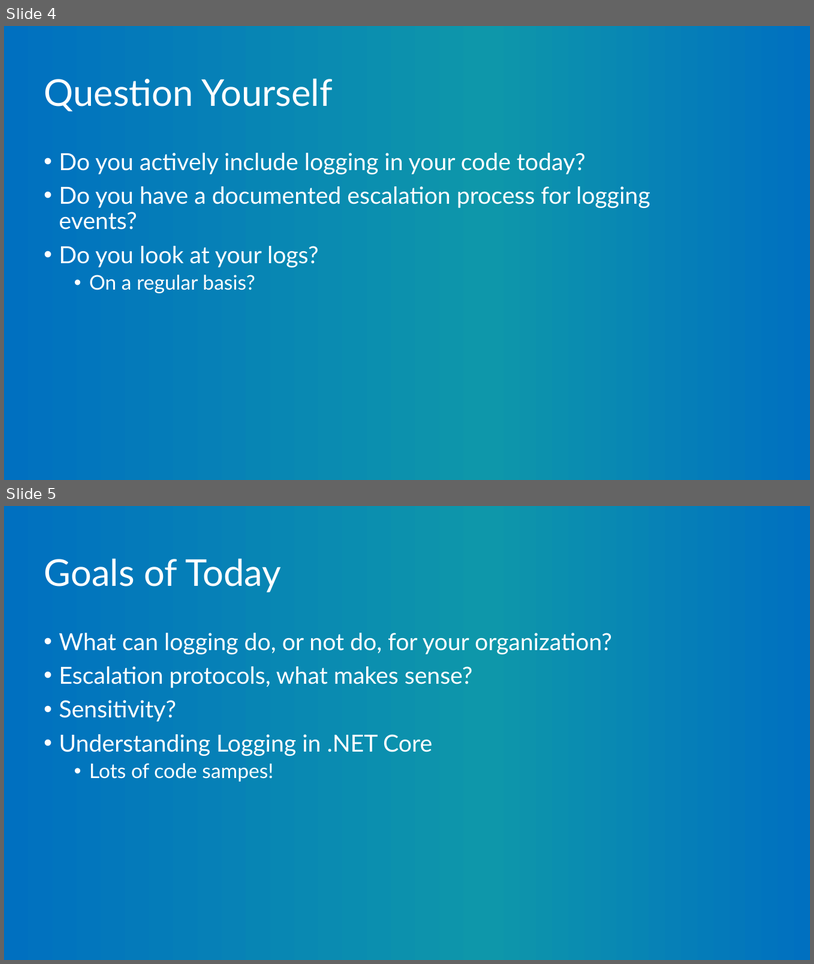
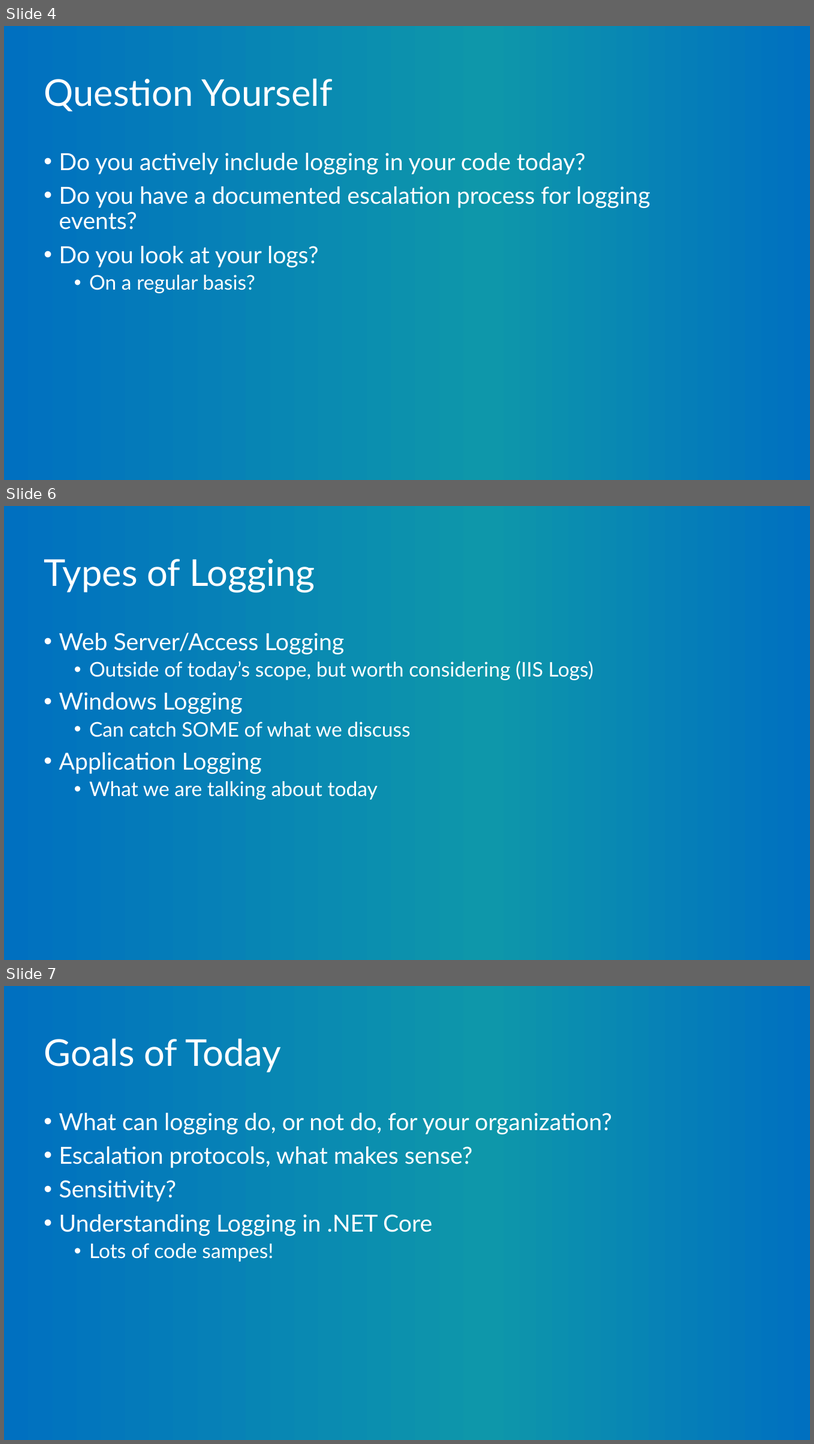
Before and after one commit to mitchelsellers/dotnetcoreloggingdemo, a slide deck: Presentation/But It Was Logged.pptx. Shown one above the other, each under a label of ours: slides 4 and 5 before the commit, slides 4, 6 and 7 after it; the slides between them are not shown. The pictures are 814x964 and 814x1444 pixels, drawn with LibreOffice and Linux fonts; fonts in the diff are those of the drawing; background and template pictures are left out. Boxes give left, top, right and bottom in pixels: in the first picture for what was removed or moved away, otherwise in the second. Text is boxed around its words. In the diff, an @@ line names an element or a change of style, - is before the commit and + after.

```diff
--- a/Presentation/But It Was Logged.pptx
+++ b/Presentation/But It Was Logged.pptx
@@ slide 6 added at (4,506,810,960), background gradient #0070C0 to #0E97AA @@
@@ title added at (44,559,315,592), 44 pt, text #FFFFFF @@
+Types of Logging
@@ text added at (59,633,594,799), 24 pt, text #FFFFFF @@
+• Web Server/Access Logging
+  • Outside of today’s scope, but worth considering (IIS Logs)
+• Windows Logging
+  • Can catch SOME of what we discuss
+• Application Logging
+  • What we are talking about today
@@ what was slide 5 is now slide 7 @@
```
Also in this commit, not shown: 2 other slides added, 1 other file.
